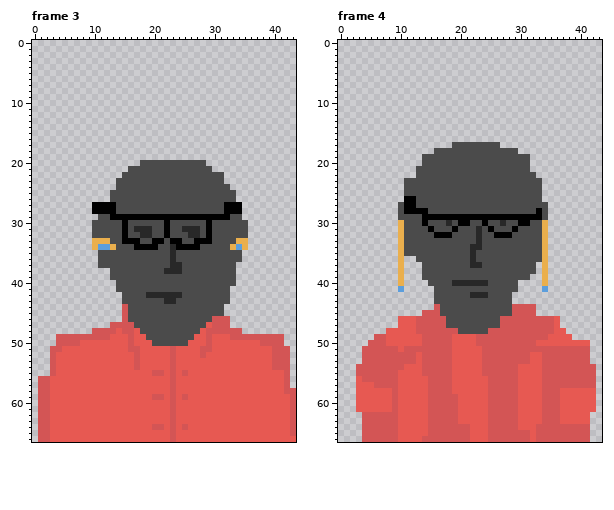
Pixel-art file, stored at sprite/aseprite/FemaleFaceComponentsReSize.aseprite. Above is the file before it was changed.
44x67 pixels, 5 frames. Shown: frame 3, frame 4. The commit also changed other frames, which this record leaves out.
Now the later version:
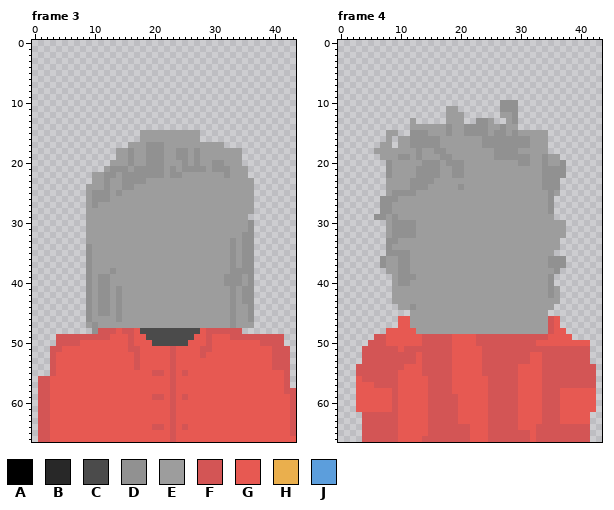
Palette (. is transparent): A #000000  B #282828  C #4b4b4b  D #919191  E #9d9d9d  F #d35555  G #e75952  H #eaaf4d  J #5c9edc
Difference:
layer "Hair" now shown
layer "HairBack" now shown
Changed rows in their new state; - is an unchanged pixel.
Frame 3, layers "HairBack", "Hair":
first column x 9:
15 ---------EEEEEEEEEE---------
16 ---------EEEEEEEEEE---------
17 -------EEEDDDEEEEEEEEEE-----
18 -----EEDEEDDDEEDDEDEEEEEEE--
19 -----EEDEEDDDEEDDEDEEEEEEE--
20 ----EEEDEEDDDEEEDEDEEDDEEE--
21 ---EDDDEDDDDDEDEDDDDEDDDEEE-
22 -EEDDEDDDDDDDEDDEEEEEEEDEEE-
23 -EEDEEDDDDEEEEEEEEEEEEEEEEEE
24 EEEDEEDDEEEEEEEEEEEEEEEEEEEE
25 EDDDEDEEEEEEEEEEEEEEEEEEEEEE
26 EDDDEEEEEEEEEEEEEEEEEEEEEEEE
27 EDEEEEEEEEEEEEEEEEEEEEEEEEEE
28 EEEEEEEEEEEEEEEEEEEEEEEEEEEE
29 EEEEEEEEEEEEEEEEEEEEEEEEEEE-
30 EEEEEEEEEEEEEEEEEEEEEEEEEEED
31 EEEEEEEEEEEEEEEEEEEEEEEEEEED
32 EEEEEEEEEEEEEEEEEEEEEEEEEEDD
33 EEEEEEEEEEEEEEEEEEEEEEEEDEDD
34 DEEEEEEEEEEEEEEEEEEEEEEEDEDD
35 DEEEEEEEEEEEEEEEEEEEEEEEDEDD
36 DEEEEEEEEEEEEEEEEEEEEEEEDEDD
37 DEEEEEEEEEEEEEEEEEEEEEEEDEDD
38 DEEEDEEEEEEEEEEEEEEEEEEEDDDD
39 DEDDEEEEEEEEEEEEEEEEEEEDDDED
40 DEDDEEEEEEEEEEEEEEEEEEEDDDED
41 DEDDEDEEEEEEEEEEEEEEEEEEDEDD
42 DEDDEDEEEEEEEEEEEEEEEEEEDEDD
43 DEDDEDEEEEEEEEEEEEEEEEEEDEDD
44 DEDDEDEEEEEEEEEEEEEEEEEEDEED
45 DEDDEDEEEEEEEEEEEEEEEEEEDEED
46 DEEEEDEEEEEEEEEEEEEEEEEEDEED
47 EDEEEEEEEEEEEEEEEEEEEEEEDEEE
48 -D--------------------------
Frame 4, layers "HairBack", "Hair":
first column x 6:
10 ---------------------DDD--------
11 ------------EE-------DDD--------
12 ------------EEE------EED--------
13 ------E-----EEE--DDE--ED--------
14 ------EEEEEEDEEDDDDEEDEE--------
15 --EE--DDDEEEDEEDDDDEDDEDEEEEE---
16 --E-EEDDDDDEEEEEEEDDDDDDDDEEE---
17 -EE-EEDDDDDEEEEEEEDDDDDDDDEEE---
18 EEEEEEEDEEDDEEEEEEEEDDDDEEEEE---
19 -EEEDDEDEEEDDEEEEEEEDDDDDDEEDEE-
20 --DEEEEEDDDEDDDEEEEEEEEEDDEEDEED
21 --DEEEEDDDDEEDDEEEEEEEEEEEEEDDDD
22 --DEEEEDDDDEEDDEEEEEEEEEEEEEDDDD
23 --EEEEDDDDEEEEEEEEEEEEEEEEEEDDD-
24 --EEEEDDDEEEEEDEEEEEEEEEEEEEDDD-
25 --EDDDDEEEEEEEEEEEEEEEEEEEEEEDE-
26 -DDDEEEEEEEEEEEEEEEEEEEEEEEEED--
27 -DDEEEEEEEEEEEEEEEEEEEEEEEEEED--
28 -DDEEEEEEEEEEEEEEEEEEEEEEEEEED--
29 DDEDEEEEEEEEEEEEEEEEEEEEEEEEEE--
30 --EDDDDEEEEEEEEEEEEEEEEEEEEEEEEE
31 --EDDDDEEEEEEEEEEEEEEEEEEEEEEEEE
32 --EDDDDEEEEEEEEEEEEEEEEEEEEEEEEE
33 --DDEEEEEEEEEEEEEEEEEEEEEEEEEEE-
34 --DEEEEEEEEEEEEEEEEEEEEEEEEEEEE-
35 --DDDDEEEEEEEEEEEEEEEEEEEEEEEE--
36 -DEEDDEEEEEEEEEEEEEEEEEEEEEEEDDD
37 -DEEDDEEEEEEEEEEEEEEEEEEEEEEEDDD
38 --EEDDEEEEEEEEEEEEEEEEEEEEEEEED-
39 ---EDDDEEEEEEEEEEEEEEEEEEEEEED--
40 ---EDDEEEEEEEEEEEEEEEEEEEEEEED--
41 ---EEEEEEEEEEEEEEEEEEEEEEEEEEDE-
42 ---EEEEEEEEEEEEEEEEEEEEEEEEEEDE-
43 ---EEEEEEEEEEEEEEEEEEEEEEEEEEEE-
44 ----EEDEEEEEEEEEEEEEEEEEEEEEEE--
45 ------EEEEEEEEEEEEEEEEEEEEEEE---
46 ------EEEEEEEEEEEEEEEEEEEEEEE---
47 ------EEEEEEEEEEEEEEEEEEEEEEE---
48 -------EEEEEEEEEEEEEEEEEEEEEE---
Changed places in both pictures, as pixel boxes (x1, y1, x2, y2):
changed: (86, 130, 254, 334)
changed: (374, 100, 566, 334)
